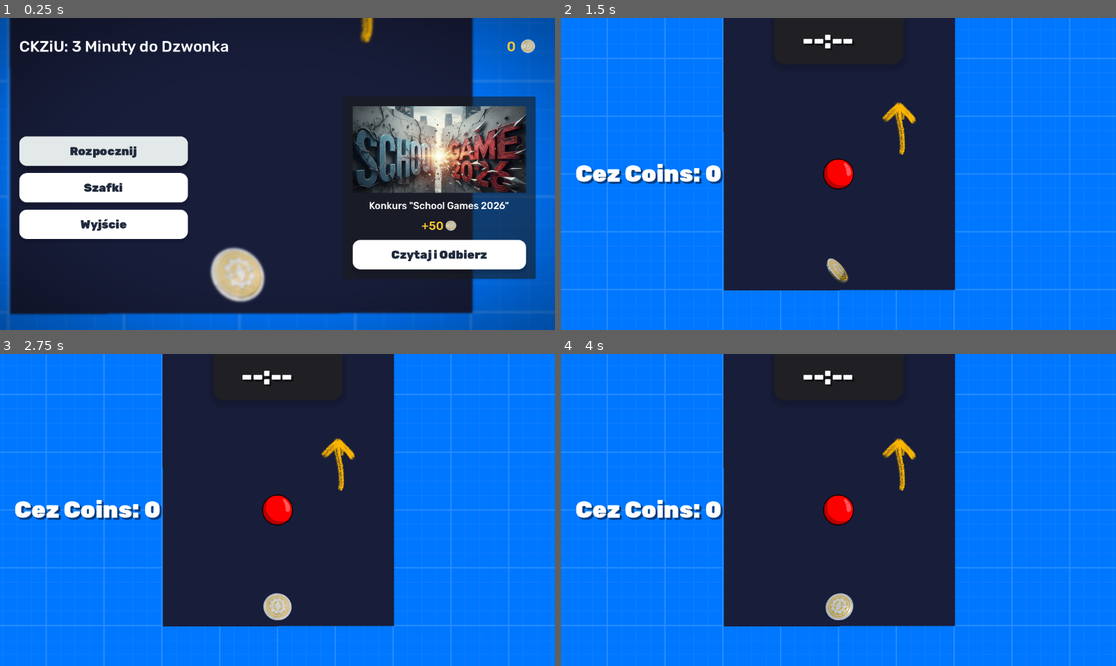
Above: before the commit, frames 1-4 (two rows, left to right).
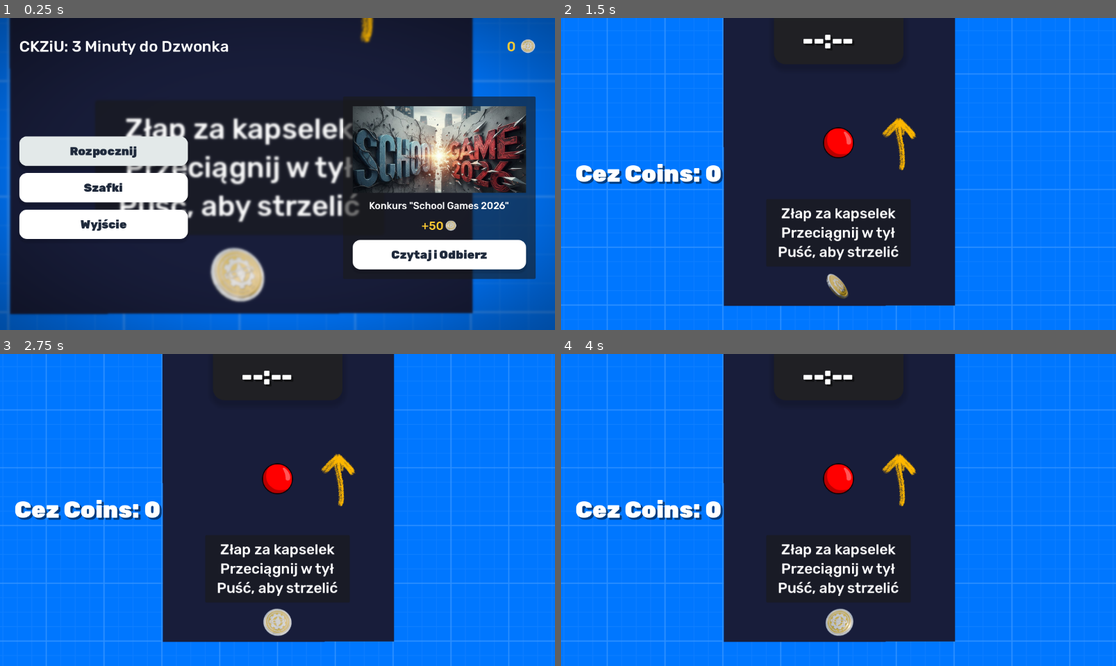
Above: after the commit, the same moments.

Repository: Moderrek/project-ricochet
Game: Godot game, scene res://scenes/menus/main_menu.tscn
The game is run twice, just before and just after one commit, with the same random seed, the same clock (stepped at 60 frames per second) and the same inputs.
Inputs (mouse positions are in pixels of both pictures, inside the frame that each line leads up to):
- Up to frame 1 (0.25 s): no input
- Up to frame 2 (1.5 s): click "Rozpocznij" at 0.5 s; move the mouse to (960, 158) at 1.27 s; click (960, 158) at 1.42 s
- Up to frame 3 (2.75 s): drag from (166, 525) to (277, 606) at 2.02 s
- Up to frame 4 (4 s): tap Enter at 2.75 s; move the mouse to (894, 441) at 2.77 s; click (894, 441) at 2.92 s; drag from (810, 572) to (672, 463) at 3.52 s

The runs differ from the first frame. In frame 1, 4.9% of the frame differs, in the area x 21-65%, y 31-66%; in frame 2, 6.7%; in frame 3, 6.9%, in the area x 0-100%, y 12-93%; in frame 4, 6.9%.

Commit message:
feat(level_0): implement tutorial UI and player shot handling

Diff:
--- a/scenes/entities/player/player.gd
+++ b/scenes/entities/player/player.gd
@@ -10,8 +10,11 @@
 @onready var particles: CPUParticles2D = $CPUParticles2D
 @onready var aim_line: AimLine = $AimLine
 
+# Signals
+signal player_shot
+
 # Variables
-var is_aiming: bool = false
+var is_aiming := false
 var max_drag_distance: float
 
 func _ready():
@@ -49,6 +52,7 @@
 		final_force *= 1.5
 
 	apply_central_impulse(final_force)
+	player_shot.emit()
 
 func _on_body_entered(_body):
 	var speed = linear_velocity.length()
--- a/scenes/interactables/level_end_area/level_end_area.tscn
+++ b/scenes/interactables/level_end_area/level_end_area.tscn
@@ -6,8 +6,8 @@
 size = Vector2(51, 127)
 
 [sub_resource type="Gradient" id="Gradient_e4r0y"]
-offsets = PackedFloat32Array(0.3192771, 0.8915663)
-colors = PackedColorArray(0, 0, 0, 0, 0, 0, 0, 1)
+offsets = PackedFloat32Array(0.2791762, 0.80320364, 0.8215103)
+colors = PackedColorArray(0, 0, 0, 0, 0, 0, 0, 0.9291053, 0, 0, 0, 1)
 
 [sub_resource type="GradientTexture2D" id="GradientTexture2D_8x6ow"]
 gradient = SubResource("Gradient_e4r0y")
--- a/scenes/levels/base_level.gd
+++ b/scenes/levels/base_level.gd
@@ -17,14 +17,10 @@
 var shake_strength: float = 0.0
 var shake_decay: float = 5.0
 
-func _on_before_level_start():
-	pass
-
-func _on_level_started():
-	pass
-
-func _on_player_spawned(_player: Player):
-	pass
+func _on_before_level_start() -> void: pass
+func _on_level_started() -> void: pass
+func _on_player_spawned(_player: Player) -> void: pass
+func _on_player_shot() -> void: pass
 
 func _ready():
 	_validate_level()
@@ -102,3 +98,4 @@
 	level_camera.reset_smoothing()
 
 	_on_player_spawned(player)
+	player.player_shot.connect(_on_player_shot)
--- /dev/null
+++ b/scenes/levels/level_0.gd
@@ -0,0 +1,16 @@
+extends BaseLevel
+
+@onready var tutorial_ui: Control = $TutorialUI
+
+var has_shot: bool = false
+
+func _on_player_shot() -> void:
+	if has_shot:
+		return
+	has_shot = true
+
+	var tween := create_tween()
+	tween.tween_property(tutorial_ui, "modulate:a", 0.0, 1.0).\
+		set_trans(Tween.TRANS_SINE)
+
+	tween.tween_callback(tutorial_ui.queue_free)
--- a/scenes/levels/level_0.tscn
+++ b/scenes/levels/level_0.tscn
@@ -2,6 +2,7 @@
 
 [ext_resource type="PackedScene" uid="uid://0dahmcdfnjd5" path="res://scenes/levels/base_level.tscn" id="1_n2h5a"]
 [ext_resource type="Script" uid="uid://pmt3vrml7m1s" path="res://scenes/levels/level_camera.gd" id="2_6ayib"]
+[ext_resource type="Script" uid="uid://h5ip78ayu20b" path="res://scenes/levels/level_0.gd" id="2_34hum"]
 [ext_resource type="Shader" uid="uid://mb272d4b0hl6" path="res://shaders/blueprint.gdshader" id="2_53han"]
 [ext_resource type="PackedScene" uid="uid://bp4bmbtgpi3cn" path="res://scenes/collectibles/cez_coin/cez_coin.tscn" id="3_1f54s"]
 [ext_resource type="Texture2D" uid="uid://dphek2jkg6fc6" path="res://assets/images/arrow_up.png" id="3_3mnpy"]
@@ -9,6 +10,7 @@
 [ext_resource type="Texture2D" uid="uid://i8oc6vj7ysmw" path="res://assets/images/arrow_turn_right.png" id="4_6ayib"]
 [ext_resource type="PackedScene" uid="uid://f0b327r50edc" path="res://scenes/interactables/level_end_area/level_end_area.tscn" id="5_rtok4"]
 [ext_resource type="PackedScene" uid="uid://50bacffex26x" path="res://scenes/collectibles/coffee/coffee.tscn" id="9_65guy"]
+[ext_resource type="FontFile" uid="uid://7mkp4b5kldtl" path="res://assets/fonts/Rubik-Medium.ttf" id="10_p6rmu"]
 
 [sub_resource type="ShaderMaterial" id="ShaderMaterial_dume2"]
 shader = ExtResource("2_53han")
@@ -25,7 +27,15 @@
 friction = 0.0
 bounce = 0.7
 
+[sub_resource type="Theme" id="Theme_34hum"]
+default_font = ExtResource("10_p6rmu")
+default_font_size = 30
+
 [node name="Level_0" unique_id=1806712695 instance=ExtResource("1_n2h5a")]
+script = ExtResource("2_34hum")
+
+[node name="PlayerSpawnMarker" parent="." index="0" unique_id=1507377149]
+position = Vector2(0, -97)
 
 [node name="LevelCamera" parent="." index="1" unique_id=602886328]
 script = ExtResource("2_6ayib")
@@ -61,7 +71,13 @@
 scale = Vector2(0.25, 0.25)
 texture = ExtResource("3_3mnpy")
 
-[node name="Sprite2D" type="Sprite2D" parent="World" parent_id_path=PackedInt32Array(104736592) index="3" unique_id=1762526116]
+[node name="ArrowUp2" type="Sprite2D" parent="World" parent_id_path=PackedInt32Array(104736592) index="3" unique_id=842718863]
+position = Vector2(472, -730)
+rotation = 1.3593768
+scale = Vector2(0.25, 0.25)
+texture = ExtResource("3_3mnpy")
+
+[node name="Sprite2D" type="Sprite2D" parent="World" parent_id_path=PackedInt32Array(104736592) index="4" unique_id=1762526116]
 position = Vector2(118, -544)
 scale = Vector2(0.25, 0.25)
 texture = ExtResource("4_6ayib")
@@ -84,8 +100,44 @@
 size = Vector2(300, 20)
 
 [node name="LevelEndArea" parent="Entities" parent_id_path=PackedInt32Array(1153031609) index="5" unique_id=1251197318 instance=ExtResource("5_rtok4")]
-position = Vector2(862.99994, -839)
-scale = Vector2(1.9200048, 3.72)
+position = Vector2(759, -839.00006)
+scale = Vector2(4.000005, 3.72)
 
 [node name="Coffee" parent="Entities" parent_id_path=PackedInt32Array(1153031609) index="6" unique_id=1227350045 instance=ExtResource("9_65guy")]
 position = Vector2(-189, -1021)
+
+[node name="TutorialUI" type="Control" parent="." index="5" unique_id=432197577]
+layout_mode = 3
+offset_left = -150.0
+offset_top = 20.0
+offset_right = 150.0
+offset_bottom = 160.0
+
+[node name="Panel" type="Panel" parent="TutorialUI" index="0" unique_id=799296473]
+layout_mode = 1
+anchors_preset = 15
+anchor_right = 1.0
+anchor_bottom = 1.0
+grow_horizontal = 2
+grow_vertical = 2
+
+[node name="MarginContainer" type="MarginContainer" parent="TutorialUI/Panel" index="0" unique_id=1122396411]
+layout_mode = 1
+anchors_preset = 15
+anchor_right = 1.0
+anchor_bottom = 1.0
+grow_horizontal = 2
+grow_vertical = 2
+theme_override_constants/margin_left = 10
+theme_override_constants/margin_top = 10
+theme_override_constants/margin_right = 10
+theme_override_constants/margin_bottom = 10
+
+[node name="Label" type="Label" parent="TutorialUI/Panel/MarginContainer" index="0" unique_id=1912638414]
+layout_mode = 2
+theme = SubResource("Theme_34hum")
+text = "Złap za kapselek
+Przeciągnij w tył
+Puść, aby strzelić"
+horizontal_alignment = 1
+vertical_alignment = 1
Not shown, added: scenes/levels/level_0.gd.uid
